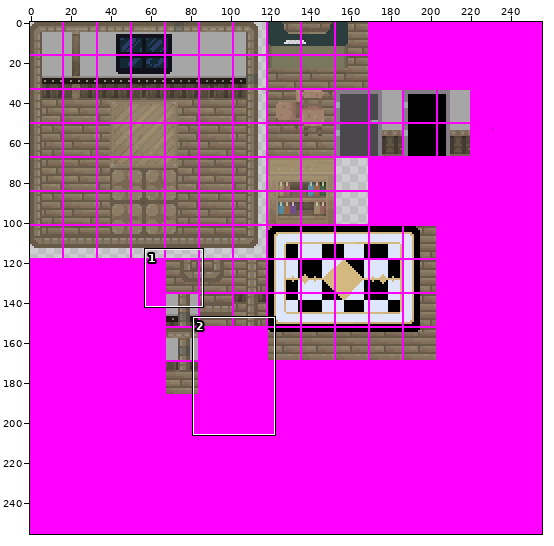
File history of a sprite sheet, Resources/map_one_tileset.png. The picture above shows the old version from afar; the outline marks the close-up.
Close-up. The starting point:
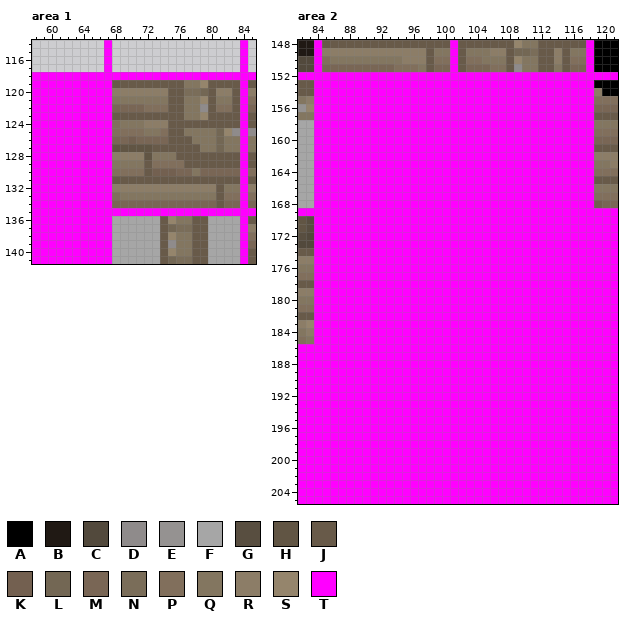
The file is 256x256 pixels. Colours within 5 levels of each other are drawn and written as one. Shown: area 1: x 58..85, y 114..141; area 2: x 82..121, y 148..205.
Palette (. is transparent): A #000000  B #201914  C #52493c  D #8f8b8b  E #959291  F #a6a6a6  G #584e40  H #615544  J #685a49  K #736050  L #736754  M #796655  N #7a6d59  P #816f5c  Q #837660  R #8c7d67  S #95856c  T #ff00ff
Pixels before, area 1, first column x 58:
114 .........T................T.
115 .........T................T.
116 .........T................T.
117 .........T................T.
118 TTTTTTTTTTTTTTTTTTTTTTTTTTTT
119 TTTTTTTTTTJJJJJJJJJQQSJJJJTJ
120 TTTTTTTTTTRRRRRRRJJNNLJRRJTR
121 TTTTTTTTTTQQQQQQQJJQQSJQQJTP
122 TTTTTTTTTTMMMMPPPJJQQDJPPJTM
123 TTTTTTTTTTJJJJJJJJJQQSJJJJTJ
124 TTTTTTTTTTPQQQRRRJJJJJJJJJTJ
125 TTTTTTTTTTPPPPQQPJJQQQQLSDTD
126 TTTTTTTTTTMMKMMMMJJJQQQLQQTQ
127 TTTTTTTTTTHHHHHJJJJJJQQLQQTQ
128 TTTTTTTTTTRRRRHQQQJJJJJJJJTJ
129 TTTTTTTTTTQQQQJPPPPJJJJJJJTJ
130 TTTTTTTTTTPPPPJKKKMMQMMMMMTP
131 TTTTTTTTTTJJJJJJJJJJJJJJJJTJ
132 TTTTTTTTTTRRRRRRRRRRRRRJQQTR
133 TTTTTTTTTTPQQQQQQQQQQQQJPPTP
134 TTTTTTTTTTMMMMMMMMMMMMMJMMTM
135 TTTTTTTTTTTTTTTTTTTTTTTTTTTT
136 TTTTTTTTTTFFFFFFJSQQJJFFFFTJ
137 TTTTTTTTTTFFFFFFJLNNJJFFFFTR
138 TTTTTTTTTTFFFFFFJSQQJJFFFFTP
139 TTTTTTTTTTFFFFFFJDQQJJFFFFTM
140 TTTTTTTTTTFFFFFFJSQQJJFFFFTJ
141 TTTTTTTTTTFFFFFFJLNNJJFFFFTJ
Pixels before, area 2, first column x 82:
148 BBTJJJJJJJJJJJJJJJJTJJJJJJJSQQJJJJJJTAAA
149 BBTRRRRRRRRRRRRRJQQTJQQQRRJLLNJJRJQQTAAA
150 CCTPQQQQQQQQQRRRJPPTJPPQQQJSQQJJRJPPTAAA
151 CCTMMMMMMMMMPPPQJMMTJMMMPPJDQQJJQJMMTAAA
152 TTTTTTTTTTTTTTTTTTTTTTTTTTTTTTTTTTTTTTTT
153 JJTTTTTTTTTTTTTTTTTTTTTTTTTTTTTTTTTTTAAA
154 JJTTTTTTTTTTTTTTTTTTTTTTTTTTTTTTTTTTTRAA
155 QRTTTTTTTTTTTTTTTTTTTTTTTTTTTTTTTTTTTPPP
156 ESTTTTTTTTTTTTTTTTTTTTTTTTTTTTTTTTTTTMMM
157 QQTTTTTTTTTTTTTTTTTTTTTTTTTTTTTTTTTTTJJJ
158 FFTTTTTTTTTTTTTTTTTTTTTTTTTTTTTTTTTTTQQQ
159 FFTTTTTTTTTTTTTTTTTTTTTTTTTTTTTTTTTTTPPP
160 FFTTTTTTTTTTTTTTTTTTTTTTTTTTTTTTTTTTTMMM
161 FFTTTTTTTTTTTTTTTTTTTTTTTTTTTTTTTTTTTJJJ
162 FFTTTTTTTTTTTTTTTTTTTTTTTTTTTTTTTTTTTRRR
163 FFTTTTTTTTTTTTTTTTTTTTTTTTTTTTTTTTTTTQQR
164 FFTTTTTTTTTTTTTTTTTTTTTTTTTTTTTTTTTTTPPP
165 FFTTTTTTTTTTTTTTTTTTTTTTTTTTTTTTTTTTTJJJ
166 FFTTTTTTTTTTTTTTTTTTTTTTTTTTTTTTTTTTTQQQ
167 FFTTTTTTTTTTTTTTTTTTTTTTTTTTTTTTTTTTTPPP
168 FFTTTTTTTTTTTTTTTTTTTTTTTTTTTTTTTTTTTKMM
169 TTTTTTTTTTTTTTTTTTTTTTTTTTTTTTTTTTTTTTTT
170 HGTTTTTTTTTTTTTTTTTTTTTTTTTTTTTTTTTTTTTT
171 HGTTTTTTTTTTTTTTTTTTTTTTTTTTTTTTTTTTTTTT
172 GCTTTTTTTTTTTTTTTTTTTTTTTTTTTTTTTTTTTTTT
173 CCTTTTTTTTTTTTTTTTTTTTTTTTTTTTTTTTTTTTTT
174 JJTTTTTTTTTTTTTTTTTTTTTTTTTTTTTTTTTTTTTT
175 RRTTTTTTTTTTTTTTTTTTTTTTTTTTTTTTTTTTTTTT
176 QQTTTTTTTTTTTTTTTTTTTTTTTTTTTTTTTTTTTTTT
177 PPTTTTTTTTTTTTTTTTTTTTTTTTTTTTTTTTTTTTTT
178 JJTTTTTTTTTTTTTTTTTTTTTTTTTTTTTTTTTTTTTT
179 RRTTTTTTTTTTTTTTTTTTTTTTTTTTTTTTTTTTTTTT
180 QQTTTTTTTTTTTTTTTTTTTTTTTTTTTTTTTTTTTTTT
181 PPTTTTTTTTTTTTTTTTTTTTTTTTTTTTTTTTTTTTTT
182 JJTTTTTTTTTTTTTTTTTTTTTTTTTTTTTTTTTTTTTT
183 RSTTTTTTTTTTTTTTTTTTTTTTTTTTTTTTTTTTTTTT
184 QRTTTTTTTTTTTTTTTTTTTTTTTTTTTTTTTTTTTTTT
185 PQTTTTTTTTTTTTTTTTTTTTTTTTTTTTTTTTTTTTTT
186 TTTTTTTTTTTTTTTTTTTTTTTTTTTTTTTTTTTTTTTT
187 TTTTTTTTTTTTTTTTTTTTTTTTTTTTTTTTTTTTTTTT
188 TTTTTTTTTTTTTTTTTTTTTTTTTTTTTTTTTTTTTTTT
189 TTTTTTTTTTTTTTTTTTTTTTTTTTTTTTTTTTTTTTTT
190 TTTTTTTTTTTTTTTTTTTTTTTTTTTTTTTTTTTTTTTT
191 TTTTTTTTTTTTTTTTTTTTTTTTTTTTTTTTTTTTTTTT
192 TTTTTTTTTTTTTTTTTTTTTTTTTTTTTTTTTTTTTTTT
193 TTTTTTTTTTTTTTTTTTTTTTTTTTTTTTTTTTTTTTTT
194 TTTTTTTTTTTTTTTTTTTTTTTTTTTTTTTTTTTTTTTT
195 TTTTTTTTTTTTTTTTTTTTTTTTTTTTTTTTTTTTTTTT
196 TTTTTTTTTTTTTTTTTTTTTTTTTTTTTTTTTTTTTTTT
197 TTTTTTTTTTTTTTTTTTTTTTTTTTTTTTTTTTTTTTTT
198 TTTTTTTTTTTTTTTTTTTTTTTTTTTTTTTTTTTTTTTT
199 TTTTTTTTTTTTTTTTTTTTTTTTTTTTTTTTTTTTTTTT
200 TTTTTTTTTTTTTTTTTTTTTTTTTTTTTTTTTTTTTTTT
201 TTTTTTTTTTTTTTTTTTTTTTTTTTTTTTTTTTTTTTTT
202 TTTTTTTTTTTTTTTTTTTTTTTTTTTTTTTTTTTTTTTT
203 TTTTTTTTTTTTTTTTTTTTTTTTTTTTTTTTTTTTTTTT
204 TTTTTTTTTTTTTTTTTTTTTTTTTTTTTTTTTTTTTTTT
205 TTTTTTTTTTTTTTTTTTTTTTTTTTTTTTTTTTTTTTTT
The result:
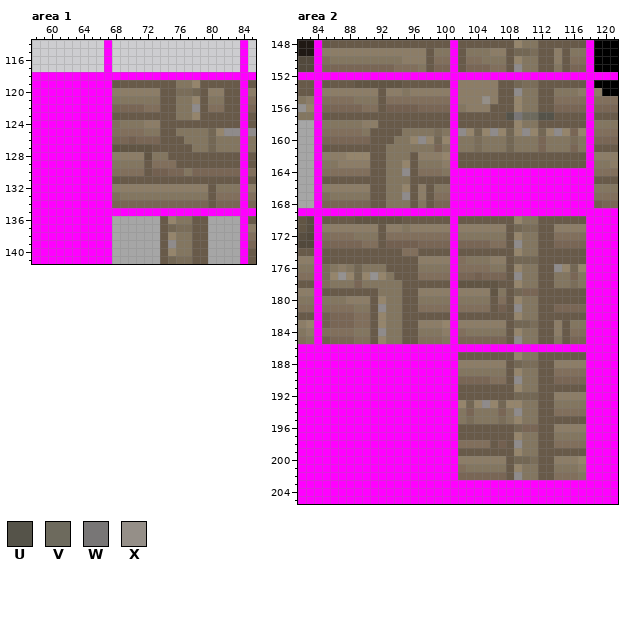
Colours new in this view: U #555349  V #6d6a5d  W #787676  X #958f88
The edit:
Changed rows in their new state; - is an unchanged pixel.
Area 1:
first column x 74:
119 --Q-SJ---
120 J-N-LJR-J
121 J-Q-SJQ-J
122 J-Q-DJP-J
123 --Q-SJ---
124 J--------
125 J-Q---LSD
126 J--Q--LQ-
127 ----Q-LQ-
128 -J-------
129 --J------
130 -M-QM----
132 ------JQ-
133 ------JP-
134 ------JM-
Area 2:
first column x 85:
153 JJJJHHHHHHJJJJJJ-RRRRRJJLNNJJJJJJ
154 RRRRRRRJRRQRRRRR-RRRRRJJDQQJJQQQR
155 PPPPQQQJPPPPPPPP-RRRXRJJSQQJJPPPP
156 MMMMMPPJKKKKMMMM-QRRRJJJSQQJJMMMM
157 JJJJJJJJJJJJJJJJ-JJJJJJUWVVUUJJJJ
158 QQQQQRRJJJJJJJJJ-JJJJJJJSQQJJJJJJ
159 PPPPPQJJJJQQQQNQ-DSLSDSLSDSLSDSMS
160 MMMMMMJJJQQSDSLS-QQNQQQLQQQMQQQNQ
161 JJJJJJJJQQQQQQMQ-QQNQQQLQQQMQQQMQ
162 RRRSSSJJQQQJRRRS-JJJJJJJJJJJJJJJJ
163 QQRRRRJJQQSJQQQR-JJJJJJJJJJJJJJJJ
164 PPPPPPJJQQDJPPPQ-----------------
165 JJJJJJJJQQQJJJJJ-----------------
166 RRRRRRJJQQSJRJQQ-----------------
167 PQQQQQJJQQDJRJPP-----------------
168 MMMMMMJJQQQJQJMM-----------------
170 JJJJHHHHHHJJJJJJ-JJJJJJJSQQJJJJJJ
171 RRRRRRRJRRQRRRRR-RRRRRRJLNNJJRRRR
172 PPPPQQQJPPPPPPPP-QQQQQQJSQQJJPPPP
173 MMMMMPPJKKKKMMMM-MMMMPPJDQQJJMMMM
174 JJJJJJJJJJPPJJJJ-JJJJJJJSQQJJJJJJ
175 JJJJJJJJJJJJRRRR-PQQQRRJLLLJJJJJJ
176 NQRQLQQQJJJJQQQQ-PPPPQQJSQQJJDSLS
177 NSESLSESQJJJPPPP-MMKMMMJDQQJJQQMQ
178 PQQQMQQQQQJJJJJJ-HHHHHJJSQQJJQQNQ
179 JJJJJJJQQQJJRRRR-RRRRHQJLMMJJJJJJ
180 QQQRRRJSQQJJQQQQ-QQQQJPJSQQJJJJJJ
181 PPPPQQJDQQJJPPPP-PPPPJKJDQQJJMMMM
182 KMMMPPJSQQJJJJJJ-JJJJJJJSQQJJJJJJ
183 KMMMPPJSQQJJRRRS-RRRRRRJLLNJJRJQQ
184 PPPPQQJDQQJJQQQR-PQQQQQJSQQJJRJPP
185 KMMMPPJSQQJJPPPQ-MMMMMMJDQQJJQJMM
187 -----------------JJJJJJJSQQJJJJJJ
188 -----------------RRRRRRJLNNJJRRRR
189 -----------------QQQQQQJSQQJJPPPP
190 -----------------MMMMPPJDQQJJMMMM
191 -----------------JJJJJJJSQQJJJJJJ
192 -----------------JJJJJJJLLLJJRRRR
193 -----------------SLSDSLSSQQJJQQQQ
194 -----------------QMQQQMQDQQJJPPPP
195 -----------------QNQQQNQSQQJJJJJJ
196 -----------------JJJJJJJLMMJJRRRR
197 -----------------JJJJJJJSQQJJQQQQ
198 -----------------PPPPJKJDQQJJPPPP
199 -----------------JJJJJJJSQQJJJJJJ
200 -----------------RRRRRRJLLNJJRRRS
201 -----------------PQQQQQJSQQJJQQQR
202 -----------------MMMMMMJDQQJJPPPQ
Boxes around the changes in both close-ups, in picture pixels (x1, y1, x2, y2):
changed: (160, 80, 232, 208)
changed: (322, 80, 586, 480)
